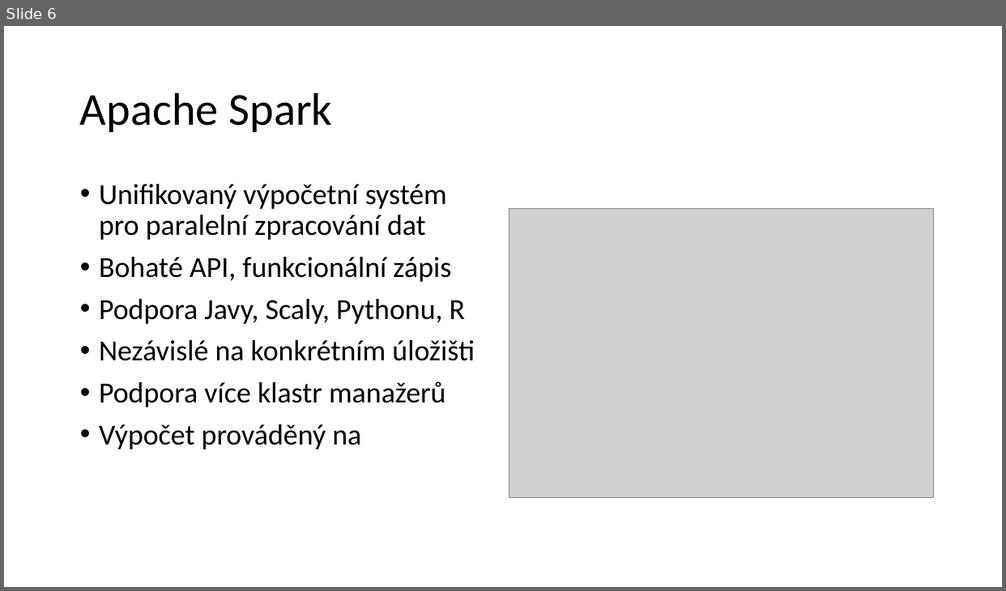
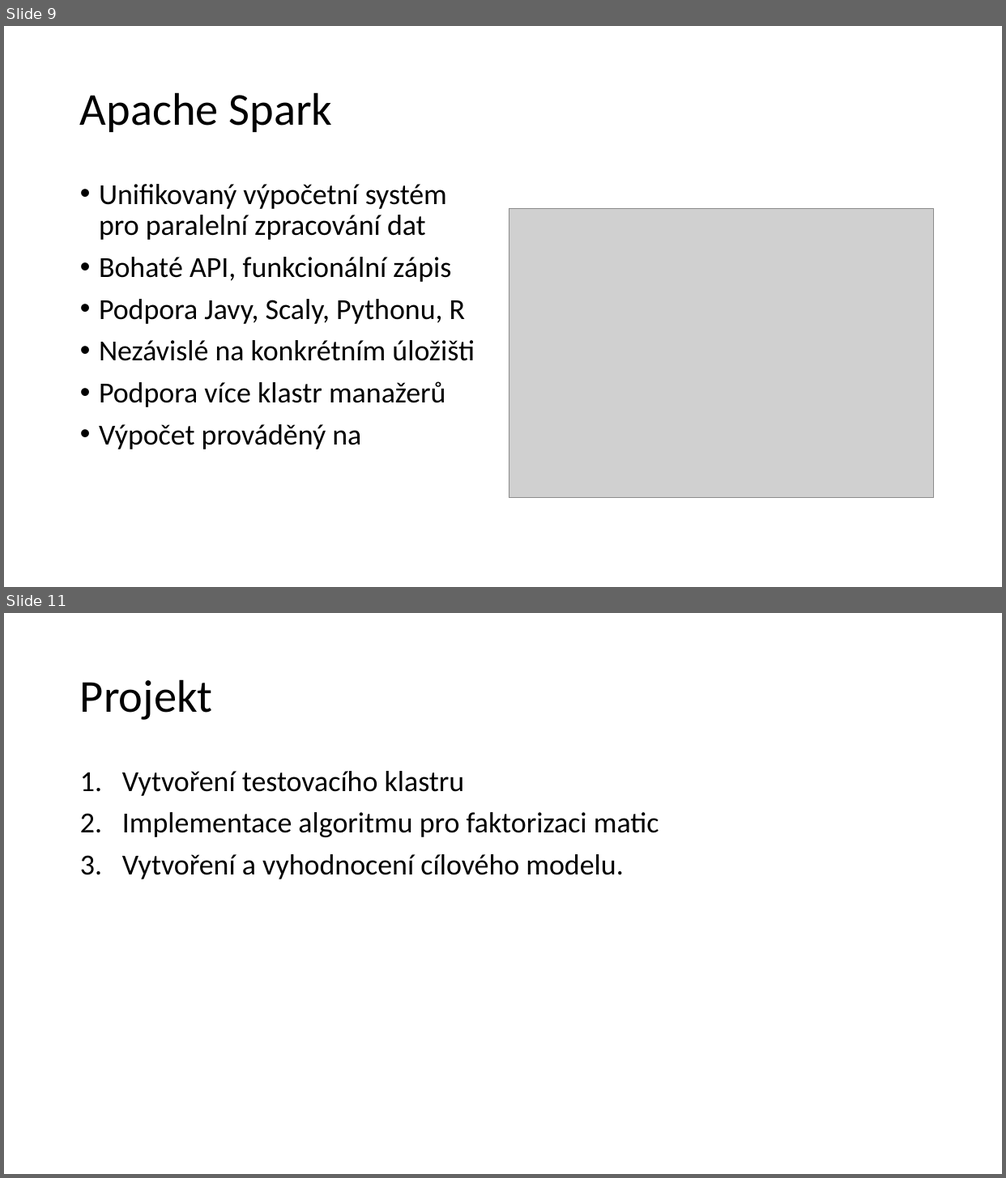
Before and after one commit to barenode/bp, a slide deck: prezentace.pptx. Shown one above the other, each under a label of ours: slide 6 before the commit, slides 9 and 11 after it; the slides between them are not shown. The pictures are 1006x591 and 1006x1178 pixels, drawn with LibreOffice and Linux fonts; fonts in the diff are those of the drawing; grey boxes stand for pictures. Boxes give left, top, right and bottom in pixels: in the first picture for what was removed or moved away, otherwise in the second. Text is boxed around its words. In the diff, an @@ line names an element or a change of style, - is before the commit and + after.

```diff
--- a/prezentace.pptx
+++ b/prezentace.pptx
@@ slide 11 added at bbox=[4, 613, 1002, 1174], background #FFFFFF @@
@@ title added at bbox=[80, 679, 213, 720], 44 pt, text #000000 @@
+Projekt
@@ text added at bbox=[122, 771, 659, 879], 28 pt, text #000000 @@
+1. Vytvoření testovacího klastru
+2. Implementace algoritmu pro faktorizaci matic
+3. Vytvoření a vyhodnocení cílového modelu.
@@ what was slide 6 is now slide 9 @@
```
Also in this commit, not shown: 1 slide changed, 10 other slides added, 1 slide removed, 5 other files.
